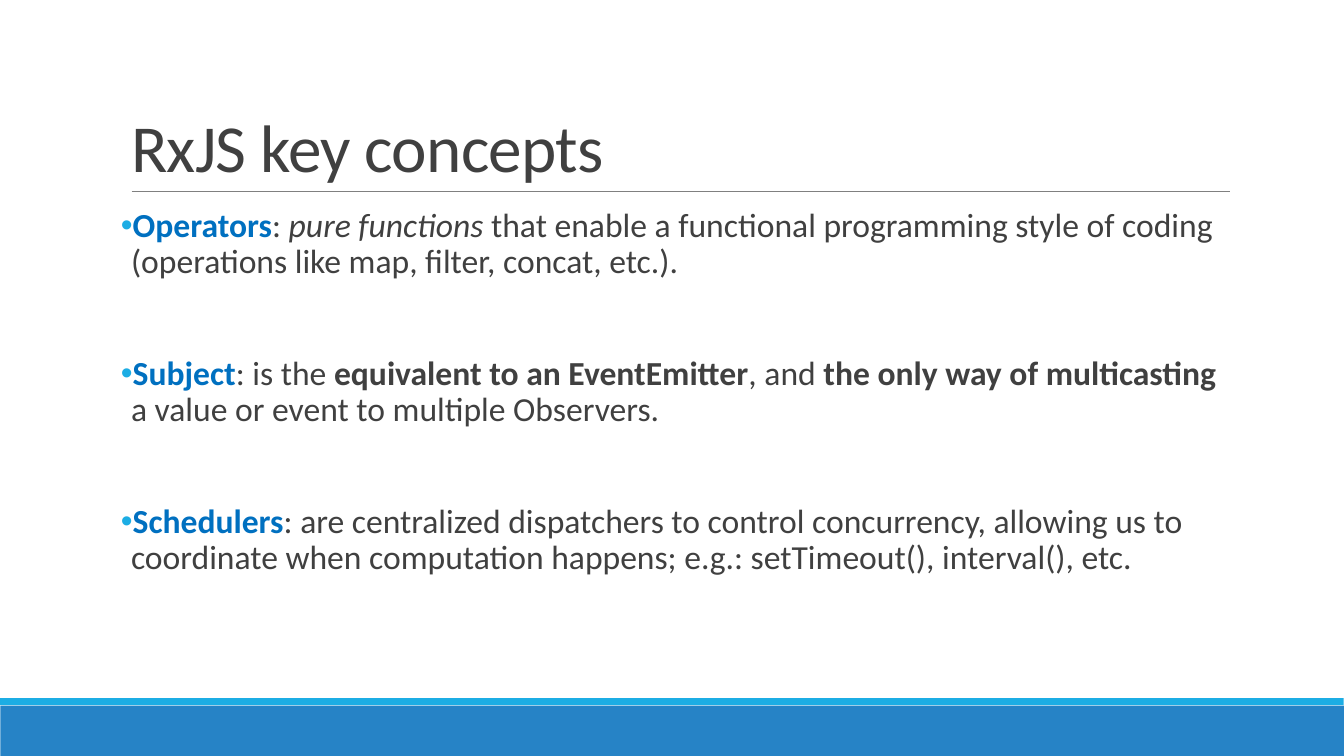
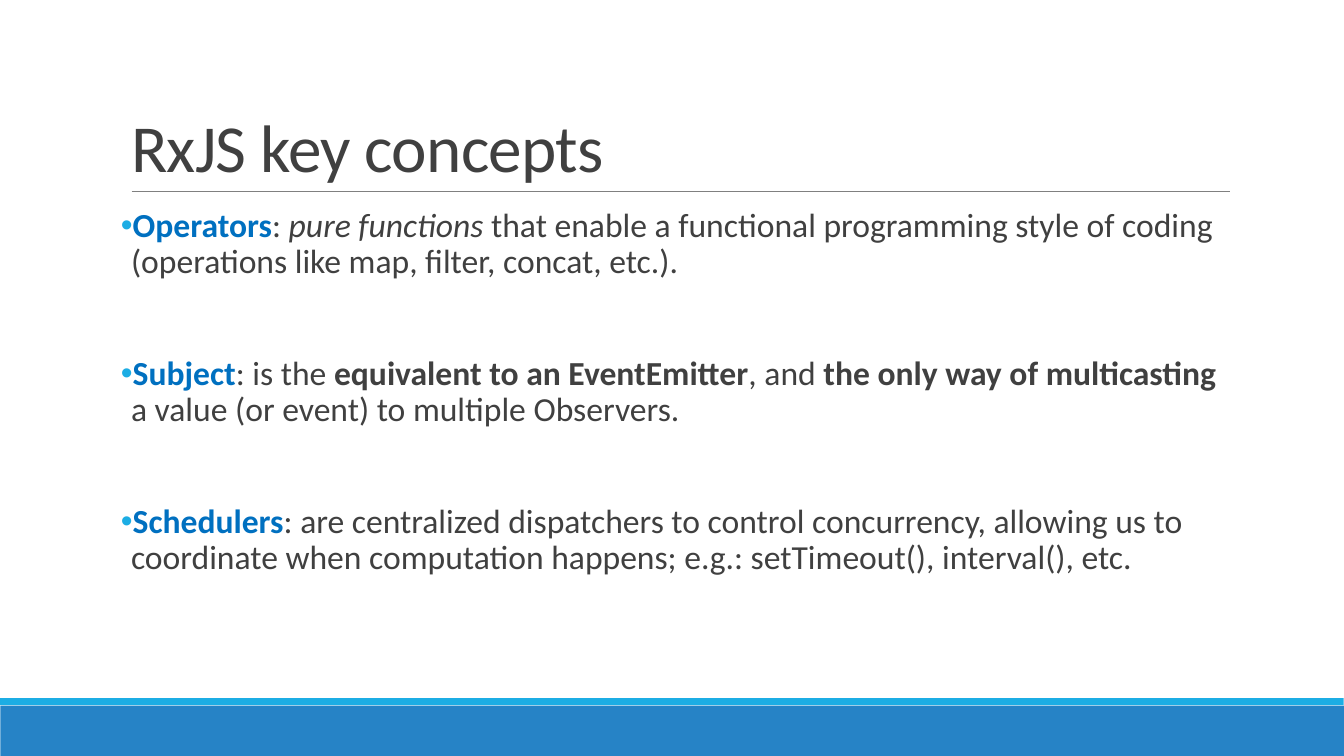
Before and after one commit to AGiorgetti/rxjs101, a slide deck: slide 12 of ReactiveProgramming_RxJS.pptx. Drawn at 1344x756 pixels with LibreOffice and Linux fonts; fonts in the diff are those of the drawing. Boxes give left, top, right and bottom in pixels: in the first picture for what was removed or moved away, otherwise in the second. Text is boxed around its words. In the diff, an @@ line names an element or a change of style, - is before the commit and + after.

```diff
--- a/ReactiveProgramming_RxJS.pptx
+++ b/ReactiveProgramming_RxJS.pptx
@@ text at [131, 361, 1216, 427]: text changed @@
-• Subject: is the equivalent to an EventEmitter, and the only way of multicasting a value or event to multiple Observers.
+• Subject: is the equivalent to an EventEmitter, and the only way of multicasting a value (or event) to multiple Observers.
```
Also in this commit, not shown: 7 other slides changed, 5 other files.
